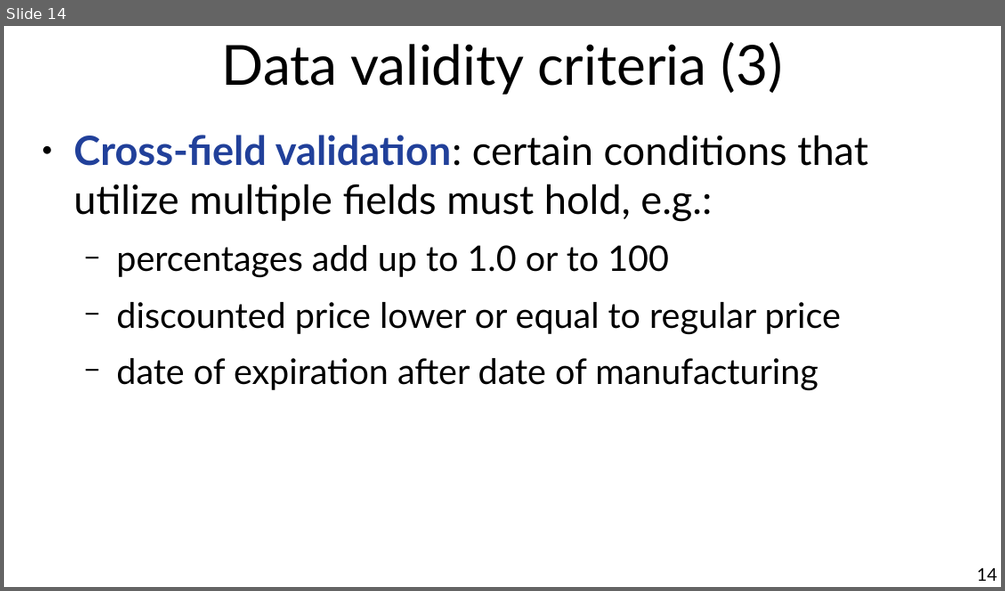
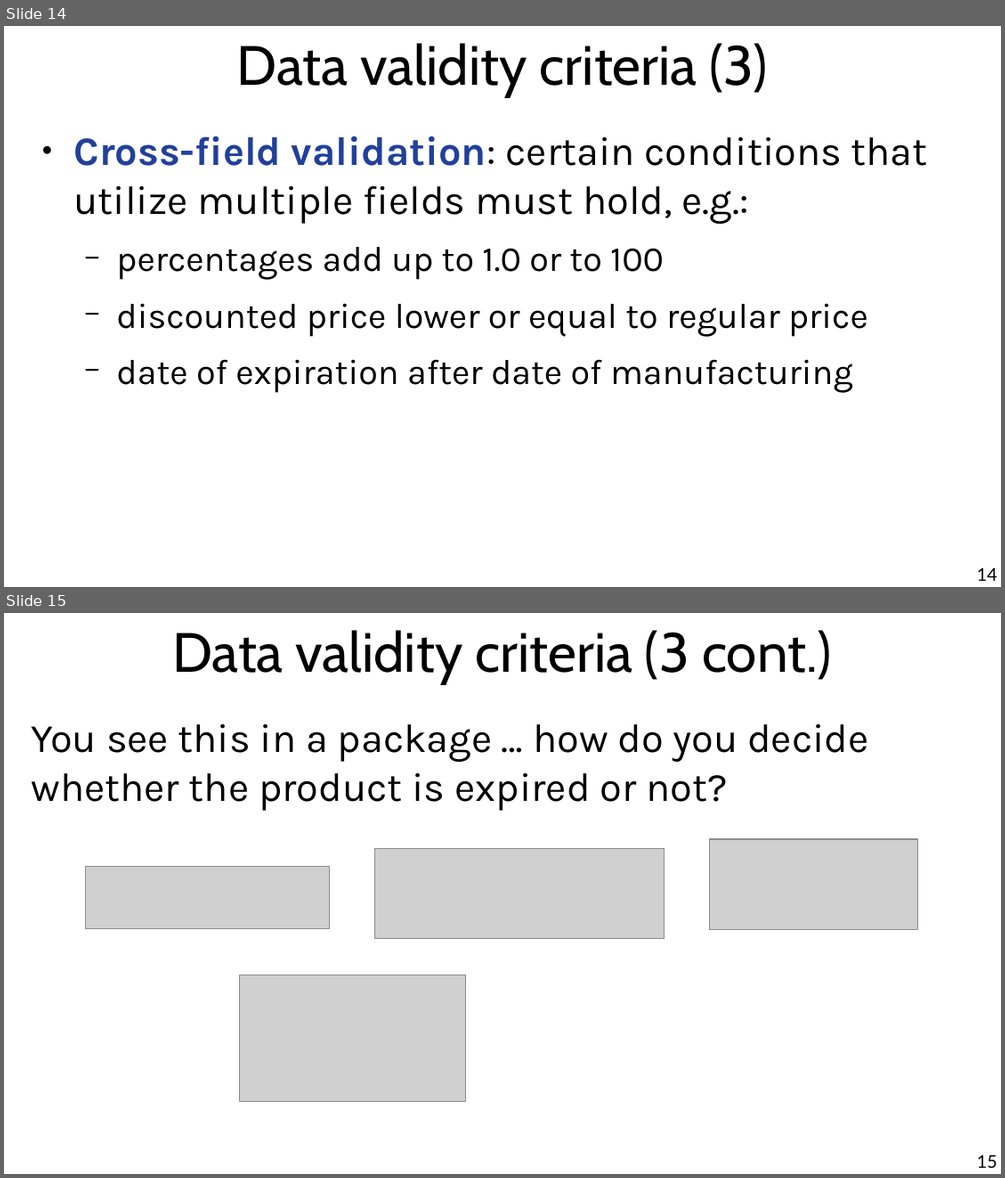
Before and after one commit to chatox/data-mining-course, a slide deck: theory/odp/tt04_integration_cleaning.odp. Shown one above the other, each under a label of ours: slide 14 before the commit, slides 14 and 15 after it. The pictures are 1005x591 and 1005x1178 pixels, drawn with LibreOffice and Linux fonts; fonts in the diff are those of the drawing; grey boxes stand for pictures. Boxes give left, top, right and bottom in pixels: in the first picture for what was removed or moved away, otherwise in the second. Text is boxed around its words. In the diff, an @@ line names an element or a change of style, - is before the commit and + after.

```diff
--- a/theory/odp/tt04_integration_cleaning.odp
+++ b/theory/odp/tt04_integration_cleaning.odp
@@ slide 15 added at (4, 613, 1001, 1174), background #FFFFFF @@
@@ title added at (172, 630, 832, 683), 44 pt, text #000000 @@
+Data validity criteria (3 cont.)
@@ text added at (31, 724, 869, 811), 32 pt, text #000000 @@
+You see this in a package … how do you decide whether the product is expired or not?
@@ picture added at (375, 848, 664, 939) @@
@@ picture added at (710, 839, 917, 930) @@
@@ picture added at (85, 867, 330, 929) @@
@@ picture added at (239, 975, 465, 1102) @@
@@ page number added at (977, 1154, 997, 1167), 14 pt, text #000000 @@
+15
@@ slide 14 changed as well @@
@@ title "Data validity criteria (3)" at (237, 43, 767, 96): font Lato to Cabin @@
@@ text "Cross-field validation: certain conditions that ..." at (73, 136, 928, 393): font Lato to Karla @@
```
Also in this commit, not shown: 25 other slides changed, 1 slide removed, 10 other files.
